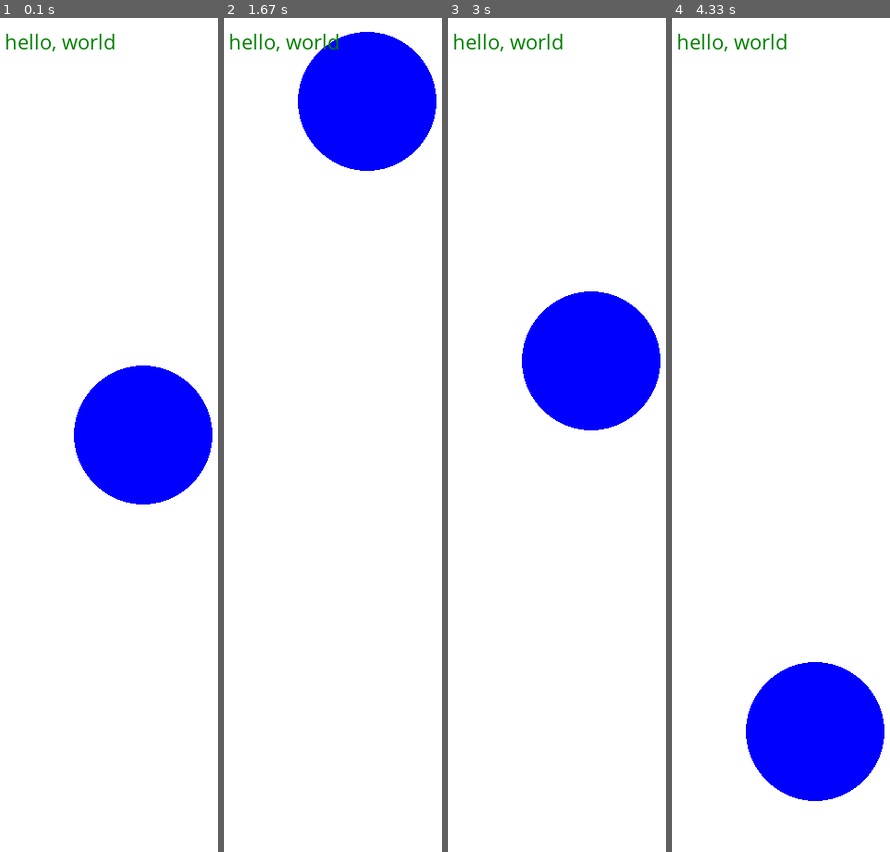
Above: before the commit, frames 1-4 (left to right).
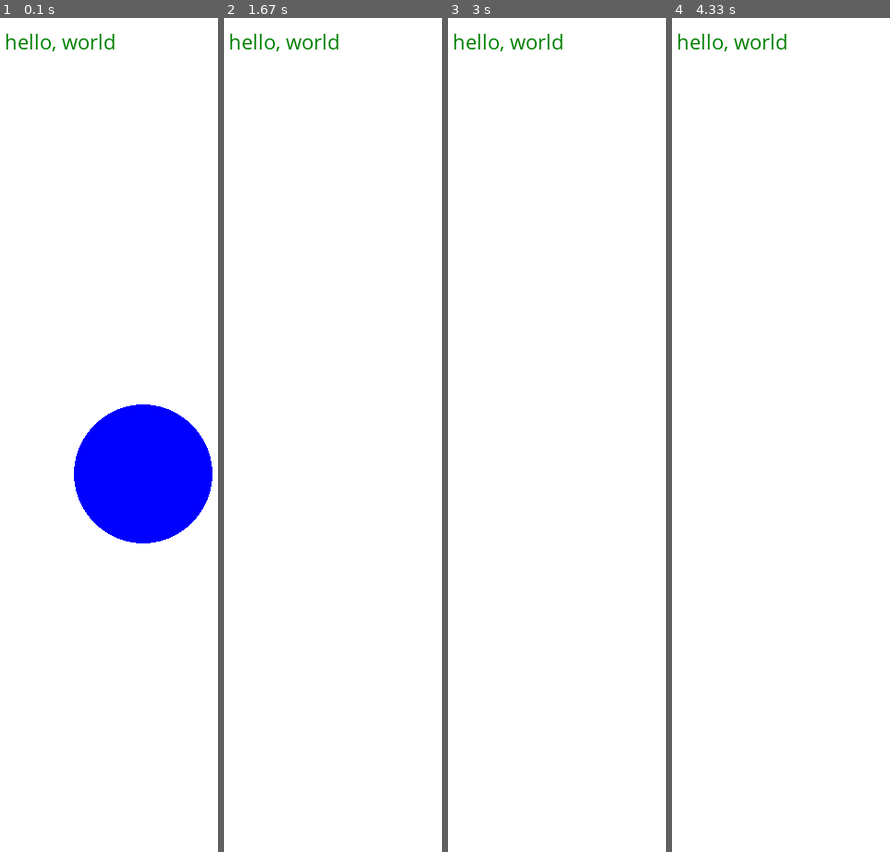
Above: after the commit, the same moments.

Repository: BCshirdavani/cs320_hw03_FlappyBird
Game: pygame game, started from FlappyGame.py
The game is run twice, just before and just after one commit, with the same random seed, the same clock (stepped at 60 frames per second) and the same inputs.
Inputs:
- Up to frame 1 (0.1 s): no input
- Up to frame 2 (1.67 s): hold Right 0.33-0.8 s; hold Right 0.83-1.3 s; hold Left from 1.33 s (still down)
- Up to frame 3 (3 s): release Left at 1.87 s
- Up to frame 4 (4.33 s): no input

The runs differ from the first frame. In frame 1, 5.8% of the frame differs, in the area x 33-98%, y 41-63%; in frame 2, 8.3%; in frame 3, 8.3%, in the area x 33-98%, y 32-50%; in frame 4, 8.3%.

Commit message:
gravity and flap physics working
to-do:
 - add scrolling pipes
 - add ground
 - detect collision
 - tally score
 - display score
 - (optional) background
 - (optional) better graphics

Diff:
--- a/FlappyGame.py
+++ b/FlappyGame.py
@@ -10,41 +10,64 @@
 
 pygame.init()
 
+# set screen size
 game_display = pygame.display.set_mode((900,900))
 pygame.display.set_caption("pyGame Practice")
 
 clock = pygame.time.Clock()
 crashed = False
 
+# define colors
 white = (255, 255, 255)
 blue = (0, 0, 255)
 
+# sample text at top of screen
+#   ...later a similar method will present the scores
 font = pygame.font.SysFont("comicsansms",24)
 text = font.render("hello, world", True, (0,128,0))
 
 
-# pygame.draw.circle(gameDisplay, white, (x,y), 75)
-
+# make the circle that represents the flappy bird
+# uses x and y position parameters
 def makeCircle(x,y):
     pygame.draw.circle(game_display, blue, (x,y), 75)
 
+# initialize the position of the bird, at middle of screen
+# half the max screen dimensions (900, 900)
 x = 450
 y = 450
 y_change = 0
+# Kinematics, Physics Estimates
+gravity = 2
+velocity_I = 0
+flap = False
+velocity_F = (velocity_I + gravity)
 
+
+# while loop for the bird movement up/down
 while not crashed:
     for event in pygame.event.get():
         if event.type == pygame.QUIT:
             crashed = True
+        # key down = FLAP UP
         if event.type == pygame.KEYDOWN:
-            # if event.key == pygame.K_LEFT:
-                y_change = -5
-            # elif event.key == pygame.K_RIGHT:
-                # y_change = +5
+            flap = True
+        # key up = FALL
         if event.type == pygame.KEYUP:
-            # if event.key == pygame.K_LEFT or event.key == pygame.K_RIGHT:
-                y_change = +5
-    y += y_change
+            flap = False
+
+    # bird flaps = boost velocity up with no gravity
+    if flap == True:
+        velocity_F = -20
+        y_change = velocity_F
+        velocity_I = velocity_F
+    # no flap = fall with gravity
+    elif flap == False:
+        velocity_F = (velocity_I + gravity)
+        y_change = velocity_F
+        velocity_I = velocity_F
+    # update the vertical position of the bird
+    y += int(y_change)
     game_display.fill(white)
     makeCircle(x,y)
     game_display.blit(text,(300,10))
